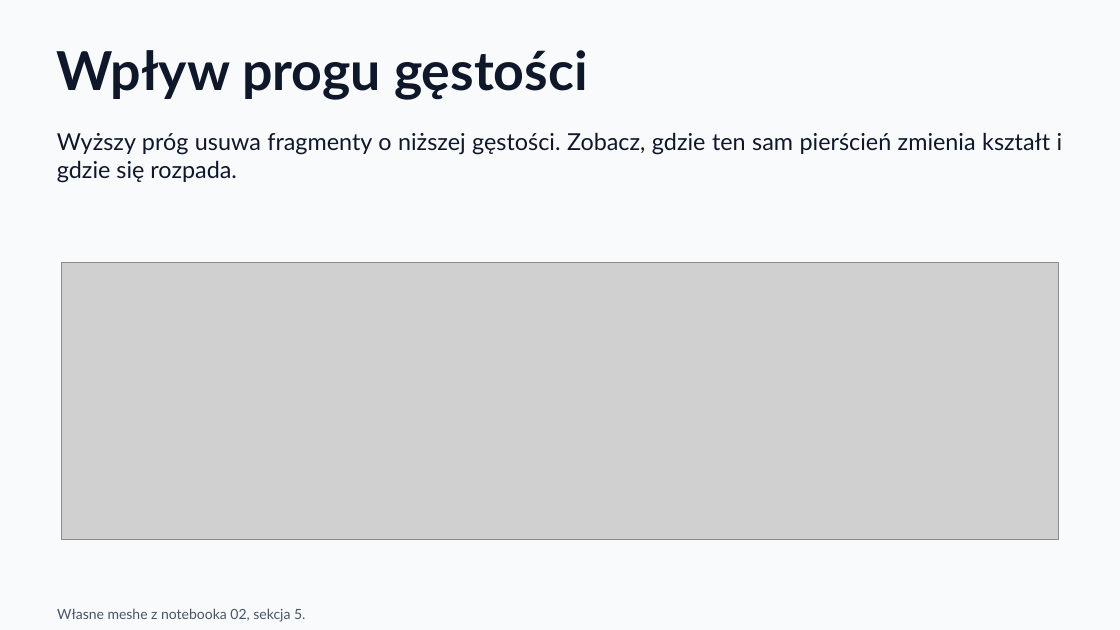
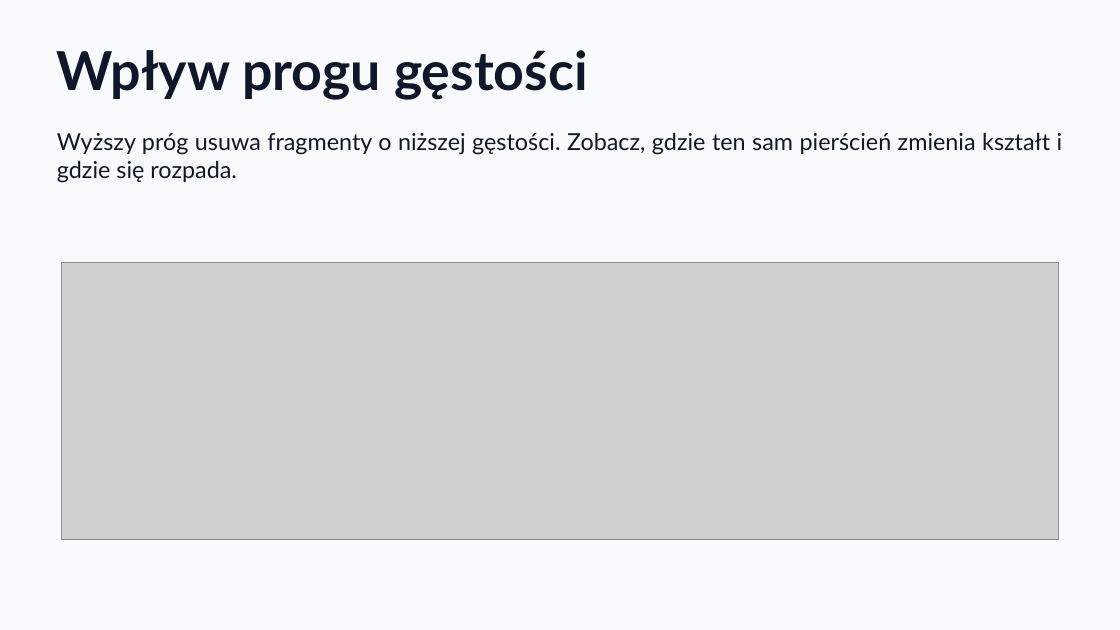
Before and after one commit to KajetanOzog/lab_6, a slide deck: slide 35 of prezentacja.pptx. Drawn at 1120x630 pixels with LibreOffice and Linux fonts; fonts in the diff are those of the drawing; grey boxes stand for pictures. Boxes give left, top, right and bottom in pixels: in the first picture for what was removed or moved away, otherwise in the second. Text is boxed around its words. In the diff, an @@ line names an element or a change of style, - is before the commit and + after.

```diff
--- a/prezentacja.pptx
+++ b/prezentacja.pptx
@@ text removed at bbox=[57, 608, 305, 622] @@
-Własne meshe z notebooka 02, sekcja 5.
```
Also in this commit, not shown: 15 other slides changed, 2 other files.
